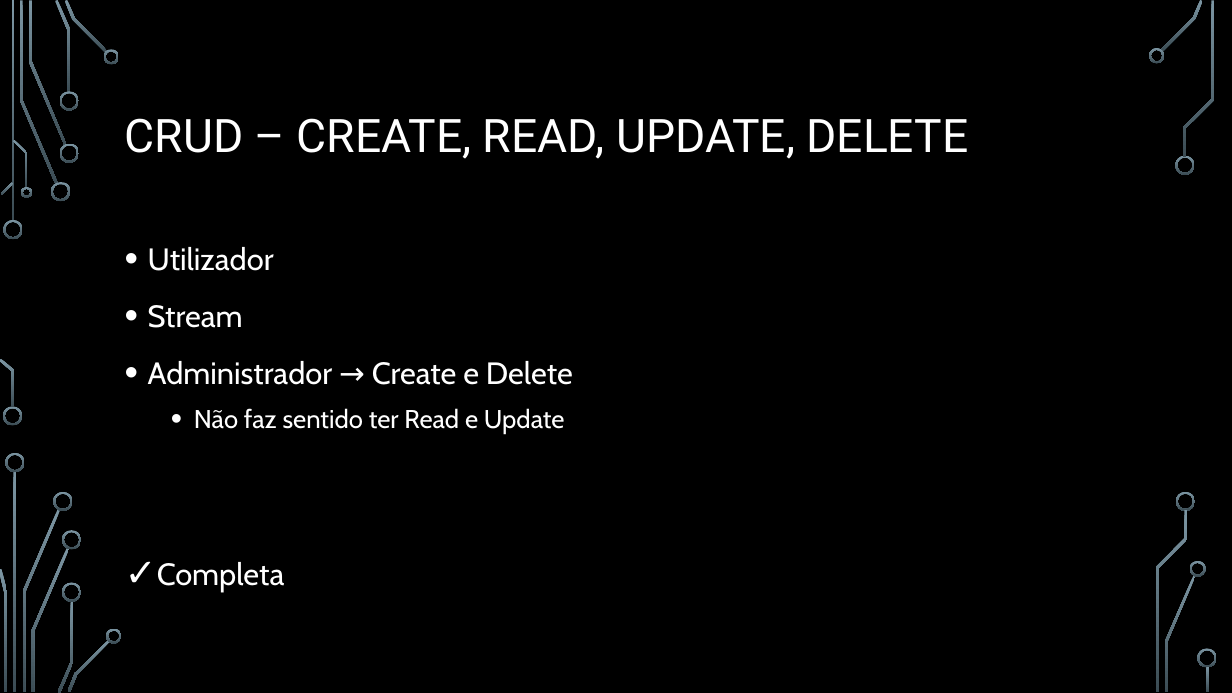
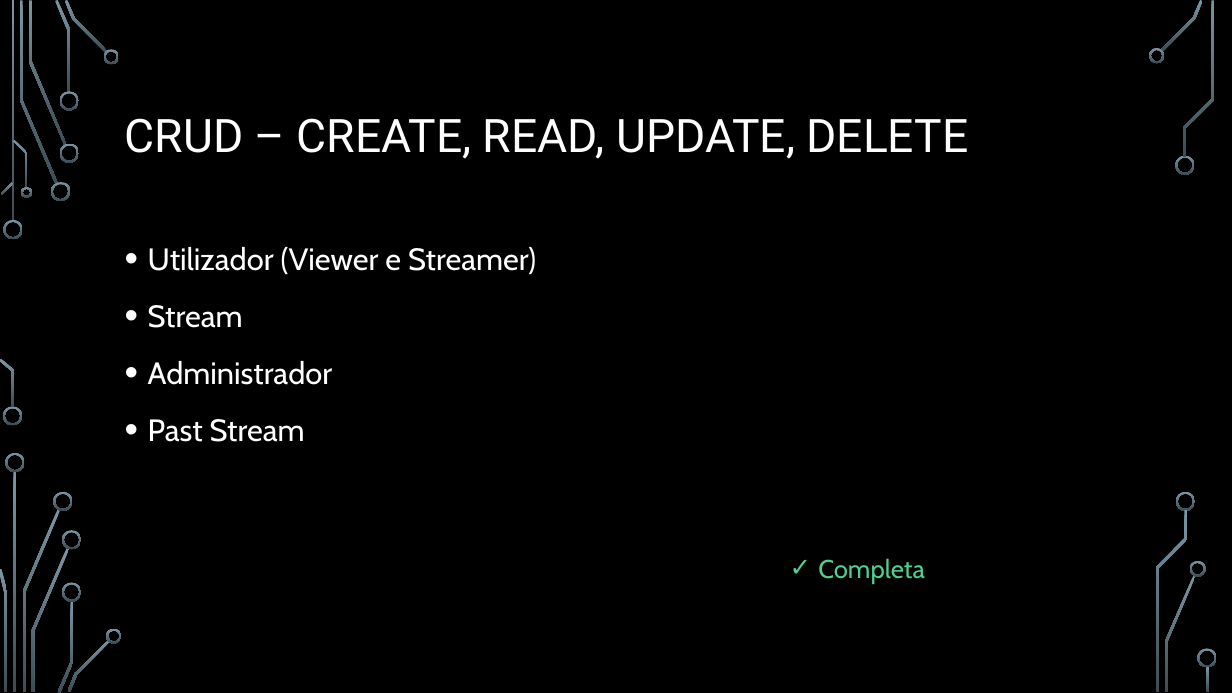
Before and after one commit to BrunoRosendo/StreamZ-AEDA-proj-, a slide deck: slide 11 of StreamZ.pptx (slide 9 before the commit). Drawn at 1232x693 pixels with LibreOffice and Linux fonts; fonts in the diff are those of the drawing; background and template pictures are left out. Boxes give left, top, right and bottom in pixels: in the first picture for what was removed or moved away, otherwise in the second. Text is boxed around its words. In the diff, an @@ line names an element or a change of style, - is before the commit and + after.

```diff
--- a/StreamZ.pptx
+++ b/StreamZ.pptx
@@ text at [148, 247, 536, 275]: text changed @@
-• Utilizador
+• Utilizador (Viewer e Streamer)
@@ text at [148, 361, 332, 442]: text changed @@
-• Administrador → Create e Delete
-  • Não faz sentido ter Read e Update
-✓ Completa
+• Administrador
+• Past Stream
@@ text added at [818, 558, 925, 584], 20 pt, text #4FD093 @@
+✓ Completa
```
Also in this commit, not shown: 10 other slides changed, 3 slides added, 1 slide removed.
